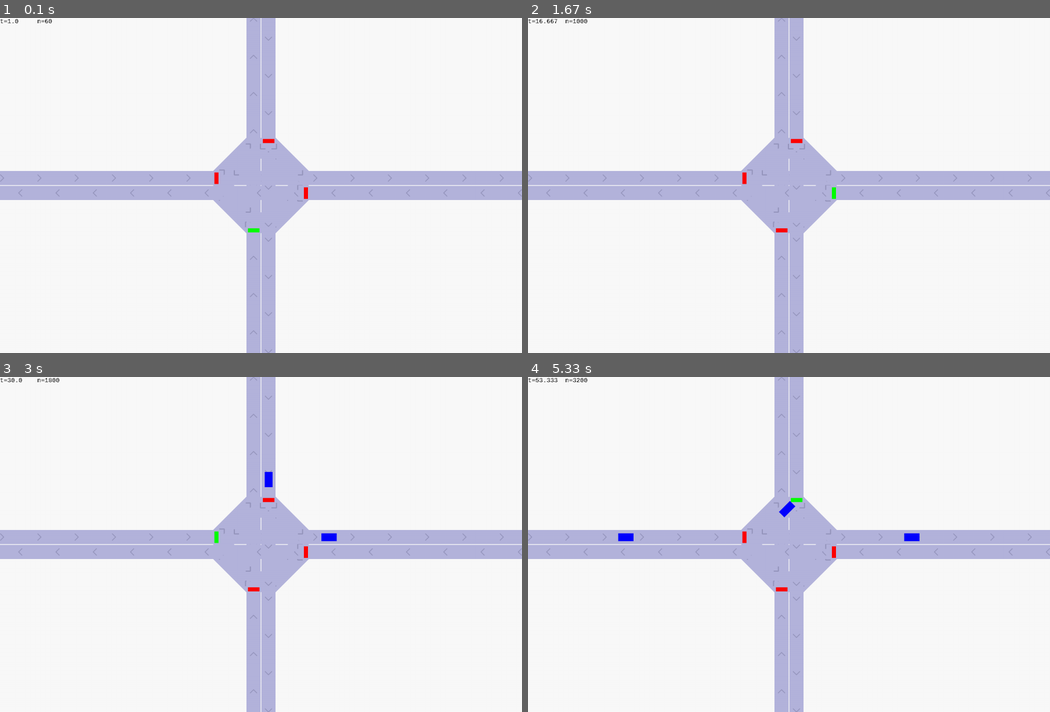
Above: before the commit, frames 1-4 (two rows, left to right).
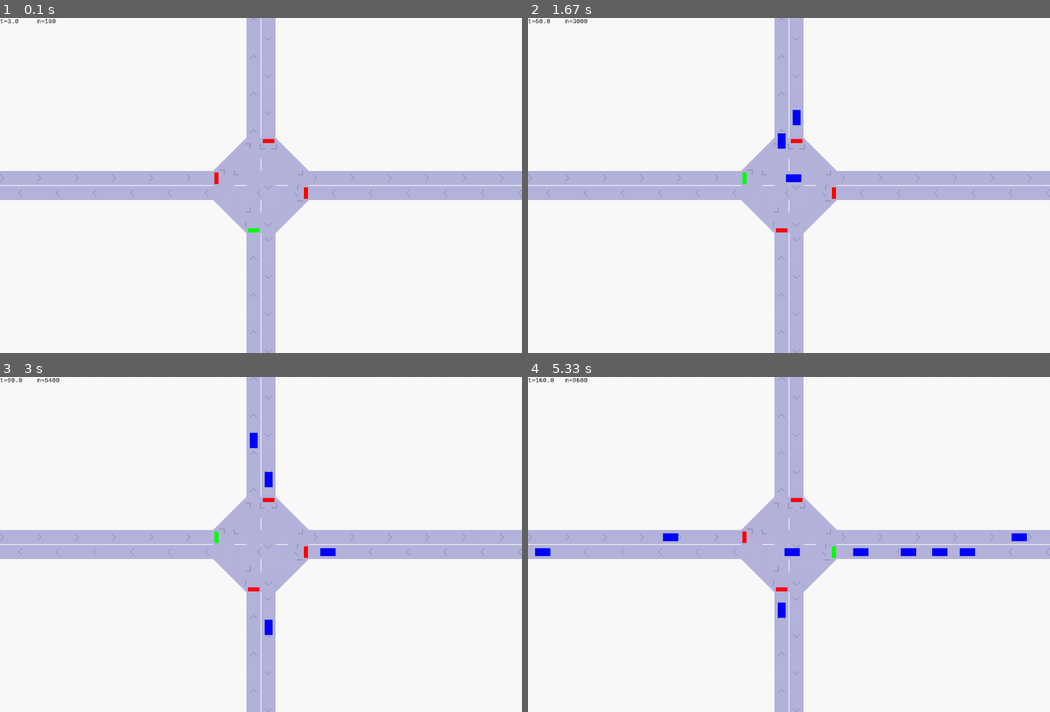
Above: after the commit, the same moments.

Repository: HuzaifaIrfan-Games/pygame-traffic-simulator
Game: pygame game, started from app.py
The game is run twice, just before and just after one commit, with the same random seed, the same clock (stepped at 60 frames per second) and the same inputs.
Inputs:
- Up to frame 1 (0.1 s): no input
- Up to frame 2 (1.67 s): no input
- Up to frame 3 (3 s): no input
- Up to frame 4 (5.33 s): no input

The runs differ from the first frame. In frame 1, less than 0.1% of the frame differs, in the area x 1-11%, y 0-2%; in frame 2, 0.3%; in frame 3, 0.3%; in frame 4, 1.0%, in the area x 1-96%, y 0-72%.

Commit message:
step up nodenames

Diff:
--- a/Map_Configurator.py
+++ b/Map_Configurator.py
@@ -261,9 +261,9 @@
 
     def create_signal(self):
         for atraffic_signal_conf in self.traffic_signals_conf:
-            nodes_indexs = atraffic_signal_conf['nodes_indexs']
+            nodes_names = atraffic_signal_conf['nodes_names']
             roads_indexs=[]
-            for independent_light_node_name in nodes_indexs:
+            for independent_light_node_name in nodes_names:
                 independent_light_road_index=[]
                 for light_node_name in independent_light_node_name:
                     anode = self.get_node_from_node_name(light_node_name)
@@ -294,8 +294,8 @@
 
 
 
-    def run(self):
+    def run(self,zoom,steps_per_update):
         # Start simulation
         win = Window(self.sim)
-        win.zoom = 10
-        win.run(steps_per_update=10)
+        win.zoom = zoom
+        win.run(steps_per_update=steps_per_update)
--- a/app.py
+++ b/app.py
@@ -2,8 +2,8 @@
 
 from Map_Configurator import Map_Configurator
 
-from configuration_multi import nodes,traffic_signals
+from configuration_multi import nodes, traffic_signals, zoom, steps_per_update
 
 configurator = Map_Configurator(nodes,traffic_signals)
 
-configurator.run()
+configurator.run(zoom,steps_per_update)
--- a/configuration_four.py
+++ b/configuration_four.py
@@ -166,5 +166,8 @@
 
 
 traffic_signals=[
-    {'nodes_indexs':[[8],[10],[11],[9]]}
+    {'nodes_names':[[8],[10],[11],[9]]}
 ]
+
+zoom=10
+steps_per_update=30
--- a/configuration_multi.py
+++ b/configuration_multi.py
@@ -279,6 +279,10 @@
 
 
 traffic_signals=[
-    {'nodes_indexs':[[8],[10],[11],[9]],'cycle_length':5},
-    {'nodes_indexs':[[5],[22],[21]],'cycle_length':5}
+    {'nodes_names':[[8],[10],[11],[9]],'cycle_length':5},
+    {'nodes_names':[[5],[22],[21]],'cycle_length':5}
 ]
+
+
+zoom=10
+steps_per_update=30
